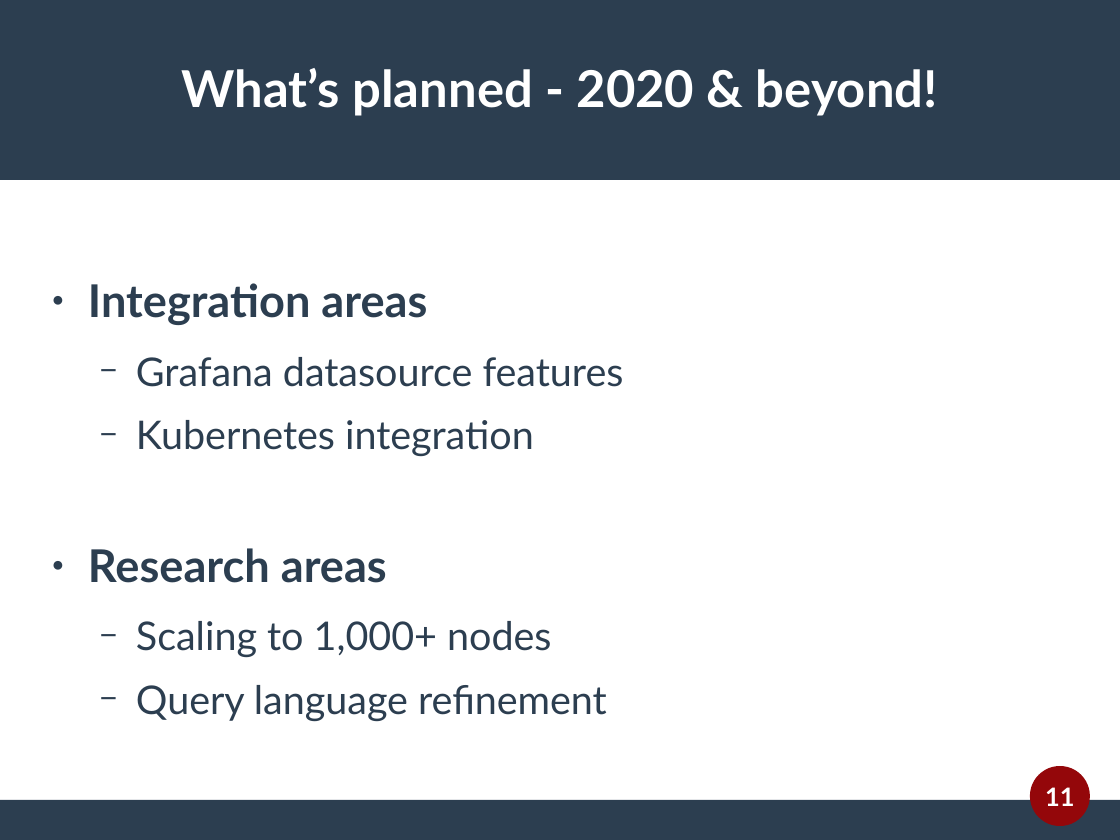
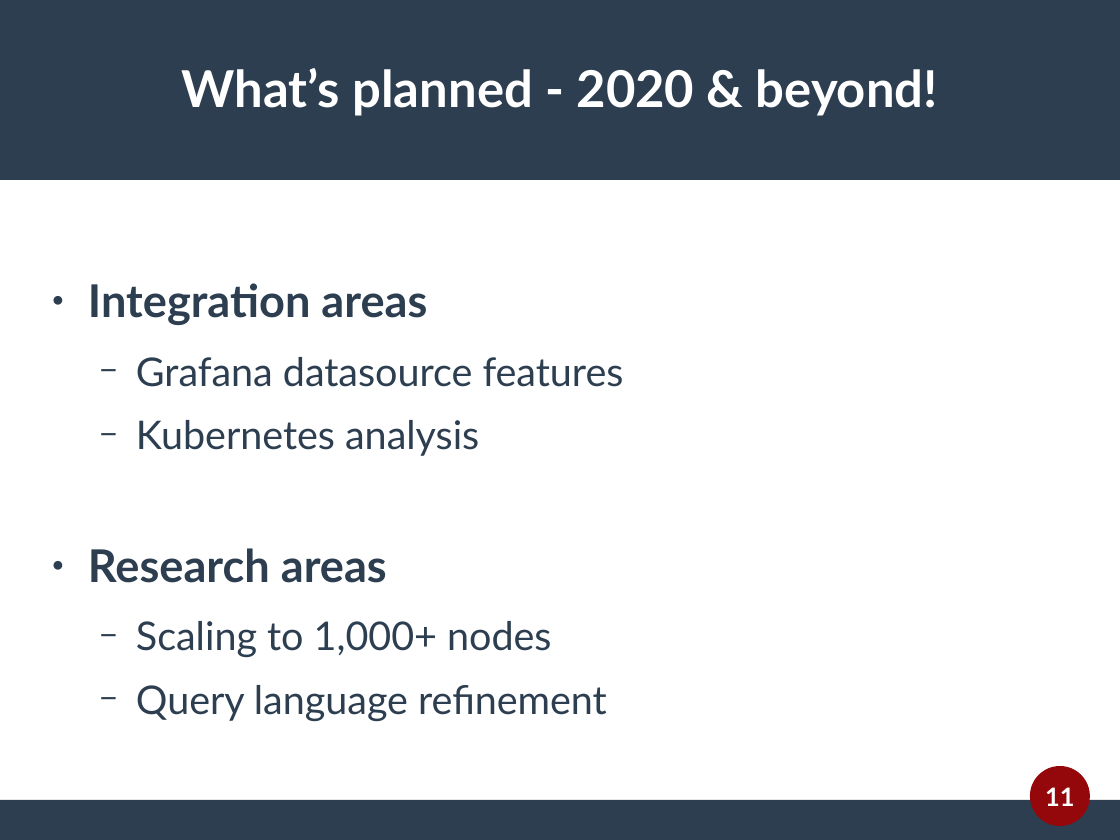
Before and after one commit to sanjulamadurapperuma/performancecopilot.github.io, a slide deck: slide 11 of papers/whats-new-mel.odp. Drawn at 1120x840 pixels with LibreOffice and Linux fonts; fonts in the diff are those of the drawing. Boxes give left, top, right and bottom in pixels: in the first picture for what was removed or moved away, otherwise in the second. Text is boxed around its words. In the diff, an @@ line names an element or a change of style, - is before the commit and + after.

```diff
--- a/papers/whats-new-mel.odp
+++ b/papers/whats-new-mel.odp
@@ text at <box>136,420,479,456</box>: text changed @@
-  − Kubernetes integration
+  − Kubernetes analysis
```
Also in this commit, not shown: 7 other slides changed, 1 slide added, 1 slide removed, 17 other files.
